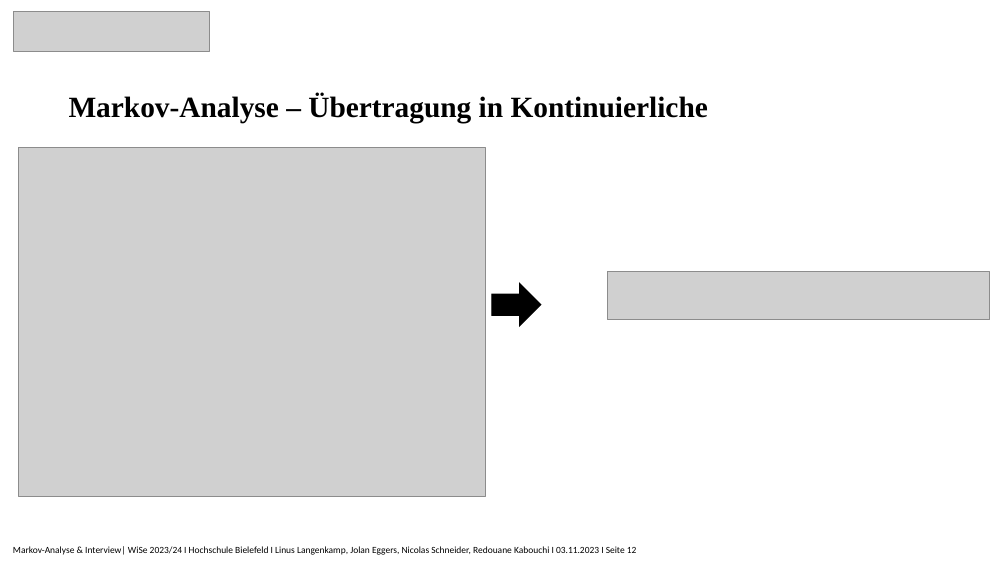
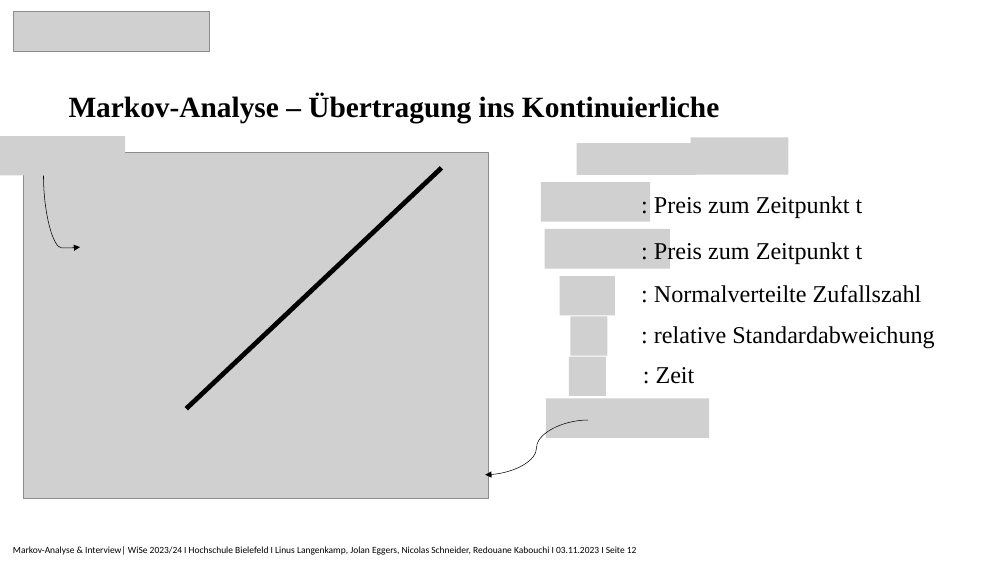
Before and after one commit to Nicolas2912/Risikomanagment_Rheinmetall, a slide deck: slide 12 of 2.Vortrag/Markov-Analyse_Präsentation.pptx. Drawn at 1008x567 pixels with LibreOffice and Linux fonts; fonts in the diff are those of the drawing; grey boxes stand for pictures. Boxes give left, top, right and bottom in pixels: in the first picture for what was removed or moved away, otherwise in the second. Text is boxed around its words. In the diff, an @@ line names an element or a change of style, - is before the commit and + after.

```diff
--- a/2.Vortrag/Markov-Analyse_Präsentation.pptx
+++ b/2.Vortrag/Markov-Analyse_Präsentation.pptx
@@ text at [69, 94, 719, 123]: text changed @@
-Markov-Analyse – Übertragung in Kontinuierliche
+Markov-Analyse – Übertragung ins Kontinuierliche
@@ rectangle added at [111, 96, 520, 496], fill #000000, outline #000000 1 pt @@
@@ picture added at [0, 136, 126, 175] @@
@@ picture added at [577, 143, 696, 175] @@
@@ picture added at [691, 138, 789, 175] @@
@@ picture: place and size @@
-picture at [18, 147, 485, 496]
+picture at [23, 153, 488, 499]
@@ curved arrow added from (43, 175) to (80, 247), #000000 0.5 pt @@
@@ line added from (442, 168) to (186, 409), #000000 4.5 pt @@
@@ picture added at [541, 182, 650, 222] @@
@@ text added at [654, 196, 863, 218], 23 pt, text #000000 @@
+: Preis zum Zeitpunkt t
@@ picture added at [544, 229, 670, 269] @@
@@ text added at [654, 242, 863, 264], 23 pt, text #000000 @@
+: Preis zum Zeitpunkt t
@@ right arrow removed at [492, 284, 541, 326] @@
@@ picture added at [560, 276, 615, 315] @@
@@ picture removed at [607, 271, 990, 320] @@
@@ text added at [654, 285, 922, 303], 23 pt, text #000000 @@
+: Normalverteilte Zufallszahl
@@ picture added at [570, 316, 607, 355] @@
@@ text added at [654, 326, 934, 349], 23 pt, text #000000 @@
+: relative Standardabweichung
@@ picture added at [569, 357, 606, 396] @@
@@ text added at [656, 367, 695, 384], 23 pt, text #000000 @@
+: Zeit
@@ picture added at [546, 399, 709, 438] @@
@@ curved arrow added from (588, 420) to (485, 475), #000000 0.5 pt @@
```
Also in this commit, not shown: 4 other slides changed, 2 slides added, 2 slides removed, 1 other file.
